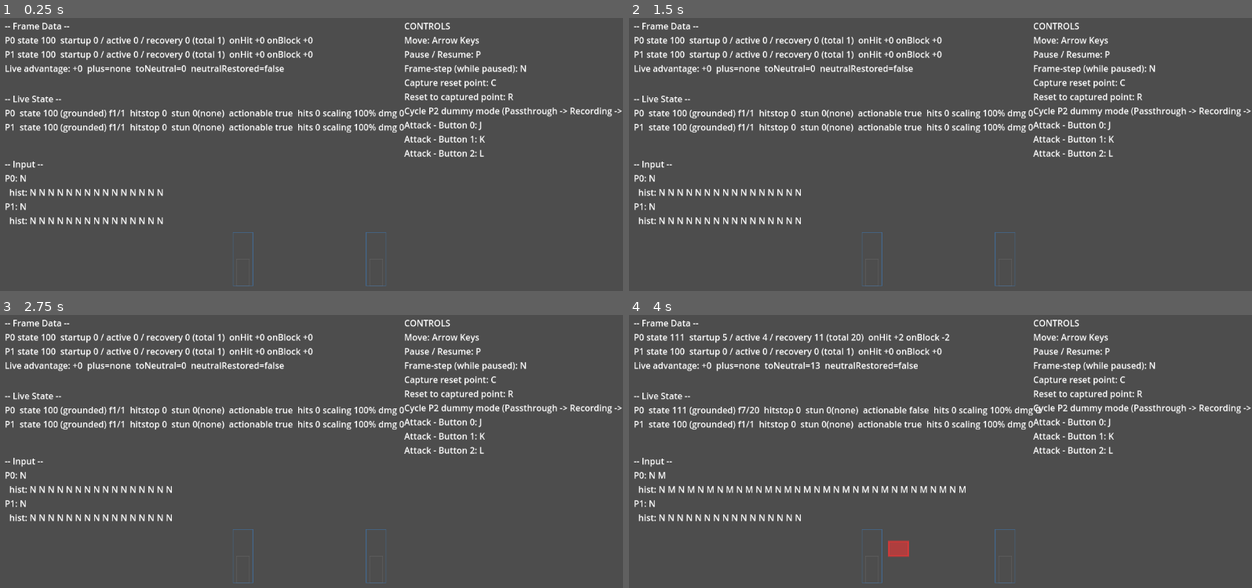
Above: before the commit, frames 1-4 (two rows, left to right).
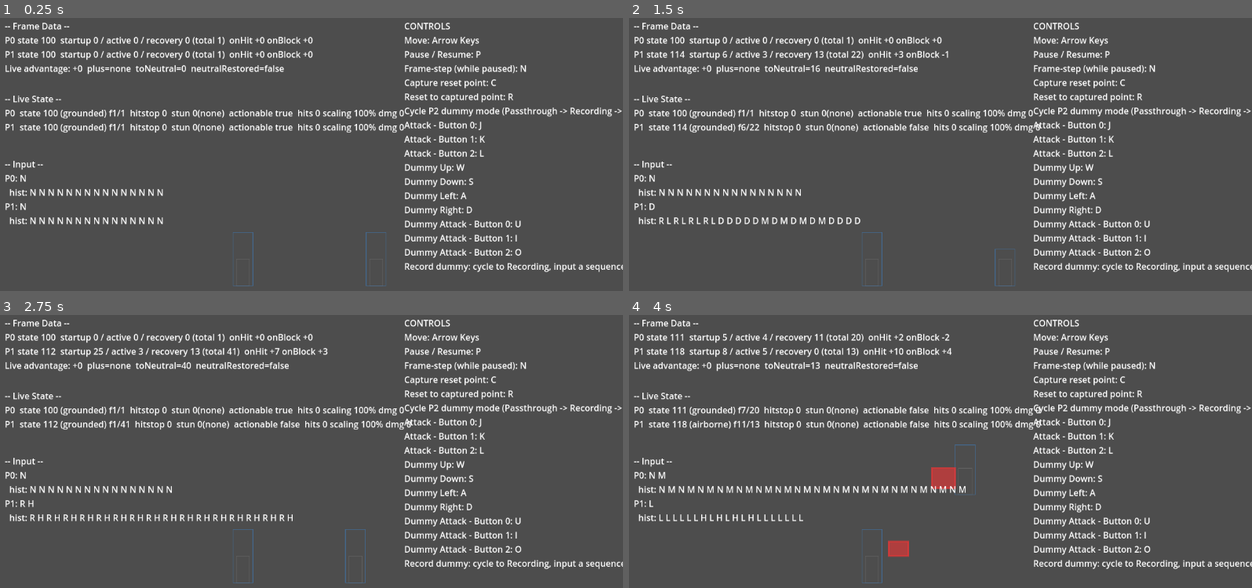
Above: after the commit, the same moments.

Repository: thetitan555/FoggyGlass
Game: Godot game, scene res://scenes/training_mode.tscn
The game is run twice, just before and just after one commit, with the same random seed, the same clock (stepped at 60 frames per second) and the same inputs. This scene is started directly instead of the project's main scene.
Inputs:
- Up to frame 1 (0.25 s): no input
- Up to frame 2 (1.5 s): tap Enter at 0.5 s; hold D (tm_dummy_right, bound only after the commit) 0.53-1.28 s; hold U (tm_dummy_button_0, bound only after the commit) 0.53-1.28 s; tap I (tm_dummy_button_1, bound only after the commit) at 0.8, 1.35 s; tap R (tm_do_reset) at 1.25 s; hold S (tm_dummy_down, bound only after the commit) from 1.28 s (still down)
- Up to frame 3 (2.75 s): tap O (tm_dummy_button_2, bound only after the commit) at 1.55 s; release S (tm_dummy_down, bound only after the commit) at 2.03 s; hold D (tm_dummy_right, bound only after the commit) from 2.03 s (still down); hold O (tm_dummy_button_2, bound only after the commit) from 2.03 s (still down); tap U (tm_dummy_button_0, bound only after the commit) at 2.3 s
- Up to frame 4 (4 s): release D (tm_dummy_right, bound only after the commit) at 2.78 s; release O (tm_dummy_button_2, bound only after the commit) at 2.78 s; hold W (tm_dummy_up, bound only after the commit) 2.78-3.53 s; tap J (tm_button_0) at 2.85 s; tap I (tm_dummy_button_1, bound only after the commit) at 3.05 s; hold A (tm_dummy_left, bound only after the commit) from 3.53 s (still down); hold K (tm_button_1) from 3.53 s (still down); tap O (tm_dummy_button_2, bound only after the commit) at 3.8 s

The runs differ from the first frame. In frame 1, 1.7% of the frame differs, in the area x 64-100%, y 53-94%; in frame 2, 3.7%; in frame 3, 4.1%, in the area x 3-100%, y 12-99%; in frame 4, 3.7%.

Commit message:
strategist: rule DP grounded (Q1); confirm AD-036 defer + Q2 at re-gate 3
User's calls at re-gate 3: character A's DP is a grounded reversal (committed,
not a rising-DP placeholder) — uncoupled from AD-036/P2, intended, no data
change; prose-reconciliation routed to Architect. AD-036 aerial-landing (D3)
confirmed deferred to P2; Q2 (2-hit H DP) confirmed intended. Archive the
resolved Q1 flag. flags.md back to 3 open.

Co-Authored-By: Claude Opus 4.8 <noreply@anthropic.com>

Diff:
--- a/game/project.godot
+++ b/game/project.godot
@@ -57,6 +57,41 @@
 "events": [Object(InputEventKey,"resource_local_to_scene":false,"resource_name":"","device":-1,"window_id":0,"alt_press …(190 unchanged characters)…
 ]
 }
+tm_dummy_up={
+"deadzone": 0.5,
+"events": [Object(InputEventKey,"resource_local_to_scene":false,"resource_name":"","device":-1,"window_id":0,"alt_pressed":false,"shift_pressed":false,"ctrl_pressed":false,"meta_pressed":false,"pressed":false,"keycode":87,"physical_keycode":0,"key_label":0,"unicode":0,"location":0,"echo":false,"script":null)
+]
+}
+tm_dummy_down={
+"deadzone": 0.5,
+"events": [Object(InputEventKey,"resource_local_to_scene":false,"resource_name":"","device":-1,"window_id":0,"alt_pressed":false,"shift_pressed":false,"ctrl_pressed":false,"meta_pressed":false,"pressed":false,"keycode":83,"physical_keycode":0,"key_label":0,"unicode":0,"location":0,"echo":false,"script":null)
+]
+}
+tm_dummy_left={
+"deadzone": 0.5,
+"events": [Object(InputEventKey,"resource_local_to_scene":false,"resource_name":"","device":-1,"window_id":0,"alt_pressed":false,"shift_pressed":false,"ctrl_pressed":false,"meta_pressed":false,"pressed":false,"keycode":65,"physical_keycode":0,"key_label":0,"unicode":0,"location":0,"echo":false,"script":null)
+]
+}
+tm_dummy_right={
+"deadzone": 0.5,
+"events": [Object(InputEventKey,"resource_local_to_scene":false,"resource_name":"","device":-1,"window_id":0,"alt_pressed":false,"shift_pressed":false,"ctrl_pressed":false,"meta_pressed":false,"pressed":false,"keycode":68,"physical_keycode":0,"key_label":0,"unicode":0,"location":0,"echo":false,"script":null)
+]
+}
+tm_dummy_button_0={
+"deadzone": 0.5,
+"events": [Object(InputEventKey,"resource_local_to_scene":false,"resource_name":"","device":-1,"window_id":0,"alt_pressed":false,"shift_pressed":false,"ctrl_pressed":false,"meta_pressed":false,"pressed":false,"keycode":85,"physical_keycode":0,"key_label":0,"unicode":0,"location":0,"echo":false,"script":null)
+]
+}
+tm_dummy_button_1={
+"deadzone": 0.5,
+"events": [Object(InputEventKey,"resource_local_to_scene":false,"resource_name":"","device":-1,"window_id":0,"alt_pressed":false,"shift_pressed":false,"ctrl_pressed":false,"meta_pressed":false,"pressed":false,"keycode":73,"physical_keycode":0,"key_label":0,"unicode":0,"location":0,"echo":false,"script":null)
+]
+}
+tm_dummy_button_2={
+"deadzone": 0.5,
+"events": [Object(InputEventKey,"resource_local_to_scene":false,"resource_name":"","device":-1,"window_id":0,"alt_pressed":false,"shift_pressed":false,"ctrl_pressed":false,"meta_pressed":false,"pressed":false,"keycode":79,"physical_keycode":0,"key_label":0,"unicode":0,"location":0,"echo":false,"script":null)
+]
+}
 
 [rendering]
 
--- a/game/scenes/controls_legend.gd
+++ b/game/scenes/controls_legend.gd
@@ -32,7 +32,21 @@
 	["tm_button_0", "Attack - Button 0"],
 	["tm_button_1", "Attack - Button 1"],
 	["tm_button_2", "Attack - Button 2"],
+	["tm_dummy_up", "Dummy Up"],
+	["tm_dummy_down", "Dummy Down"],
+	["tm_dummy_left", "Dummy Left"],
+	["tm_dummy_right", "Dummy Right"],
+	["tm_dummy_button_0", "Dummy Attack - Button 0"],
+	["tm_dummy_button_1", "Dummy Attack - Button 1"],
+	["tm_dummy_button_2", "Dummy Attack - Button 2"],
 ]
+
+## TKT-P1.1R2-01 (AD-040 "Human control surface" → dummy operability). A
+## static, one-line hint on the record->playback WORKFLOW itself (not just
+## the mode-cycle key's name) — the D1 gap was a human not knowing *how* to
+## make the dummy do anything, not that the M key was unbound. Plain prose,
+## no InputMap lookup (a workflow description, not a key binding).
+const _DUMMY_WORKFLOW_HINT: String = "Record dummy: cycle to Recording, input a sequence with the Dummy keys, cycle to Playback to loop it"
 
 @onready var _label: Label = $Label
 
@@ -50,6 +64,7 @@
 		var action: String = entry[0]
 		var desc: String = entry[1]
 		lines.append("%s: %s" % [desc, key_names_for(action)])
+	lines.append(_DUMMY_WORKFLOW_HINT)
 	return "\n".join(lines)
 
 
--- a/game/scenes/training_mode.gd
+++ b/game/scenes/training_mode.gd
@@ -87,7 +87,13 @@
 		_install_roster()
 
 	_source_p1 = RecordPlaybackSource.new(Callable(self, "_sample_device_p1"))
-	_source_p2 = RecordPlaybackSource.new()   # dummy: PASSTHROUGH-empty == NEUTRAL until scripted
+	# TKT-P1.1R2-01 (AD-040): the dummy carries its OWN injected live sampler
+	# (a distinct key set from P1's, see _sample_device_dummy below) so
+	# RECORDING actually captures a human's input instead of silently emitting
+	# NEUTRAL (the D1 defect — the dummy source previously had no live sampler
+	# at all, so PASSTHROUGH/RECORDING both answered NEUTRAL and cycling `M`
+	# was inert-in-effect). Starts in PASSTHROUGH, same default as before.
+	_source_p2 = RecordPlaybackSource.new(Callable(self, "_sample_device_dummy"))
 
 	var state := SimState.new_initial()
 	_init_players_as_installed_character(state)
@@ -202,6 +208,36 @@
 	return InputFrame.mask(frame)
 
 
+## TKT-P1.1R2-01 (AD-040 "dummy-control operability model"). The dummy's own
+## live-device sampler, mirroring _sample_device_p1's shape exactly (same
+## InputFrame construction, same three-button convention) but on a DISTINCT
+## key set (tm_dummy_*, project.godot) — a deliberate Developer latitude call
+## (AD-040 offered "reuse P1's sampler" or "a dedicated dummy sampler";
+## recorded in docs/judgment-log.md): a dedicated key set lets a human record
+## a dummy sequence (e.g. hold down-back to crouch-block) WITHOUT also driving
+## P1 on the same keys, and still resume driving P1 normally afterward — the
+## AD-040 workflow ("the dummy loops it while the human resumes driving P1")
+## reads cleanest when the two are never on the same physical keys. Still
+## exactly the one InputSource shape (Tenet 2): no move/button semantics here.
+func _sample_device_dummy() -> int:
+	var frame: int = InputFrame.NEUTRAL
+	if Input.is_action_pressed("tm_dummy_up"):
+		frame |= InputFrame.UP
+	if Input.is_action_pressed("tm_dummy_down"):
+		frame |= InputFrame.DOWN
+	if Input.is_action_pressed("tm_dummy_left"):
+		frame |= InputFrame.LEFT
+	if Input.is_action_pressed("tm_dummy_right"):
+		frame |= InputFrame.RIGHT
+	if Input.is_action_pressed("tm_dummy_button_0"):
+		frame |= InputFrame.BUTTON_0
+	if Input.is_action_pressed("tm_dummy_button_1"):
+		frame |= InputFrame.BUTTON_1
+	if Input.is_action_pressed("tm_dummy_button_2"):
+		frame |= InputFrame.BUTTON_2
+	return InputFrame.mask(frame)
+
+
 func _on_ticked(tick: int) -> void:
 	ticked.emit(tick)
 
Not shown, changed: docs/flags-archive.md
Not shown, changed: docs/flags.md
